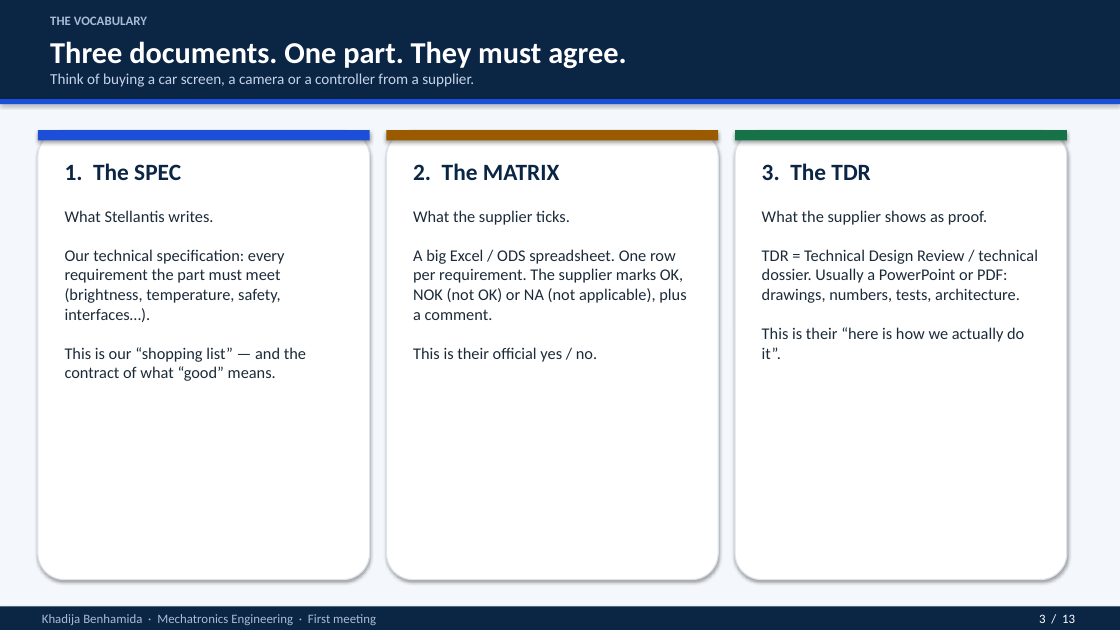
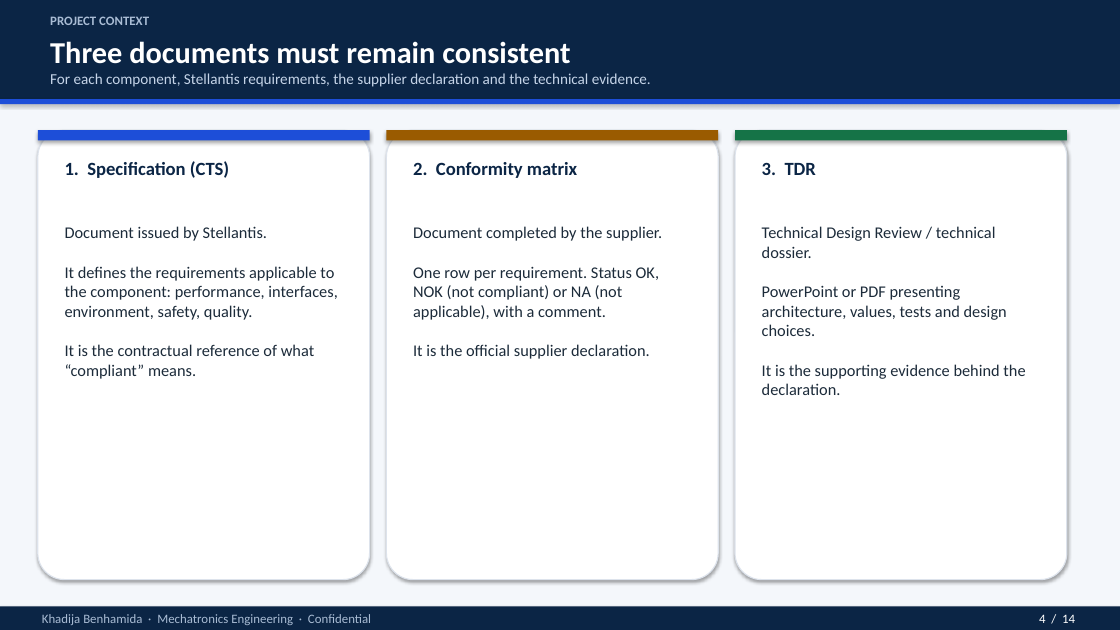
Before and after one commit to Rihabbbbbbbbb/leon_spec, a slide deck: slide 4 of docs/LEON_intro_for_non_specialists.pptx (slide 3 before the commit). Drawn at 1120x630 pixels with LibreOffice and Linux fonts; fonts in the diff are those of the drawing. Boxes give left, top, right and bottom in pixels: in the first picture for what was removed or moved away, otherwise in the second. Text is boxed around its words. In the diff, an @@ line names an element or a change of style, - is before the commit and + after.

```diff
--- a/docs/LEON_intro_for_non_specialists.pptx
+++ b/docs/LEON_intro_for_non_specialists.pptx
@@ text at [50, 16, 149, 25]: text changed @@
-THE VOCABULARY
+PROJECT CONTEXT
@@ text at [50, 41, 570, 64]: text changed @@
-Three documents. One part. They must agree.
+Three documents must remain consistent
@@ text at [50, 73, 651, 87]: text changed @@
-Think of buying a car screen, a camera or a controller from a supplier.
+For each component, Stellantis requirements, the supplier declaration and the technical evidence.
@@ text at [65, 161, 229, 178]: text changed; size 20 to 16 pt @@
-1. The SPEC
+1. Specification (CTS)
@@ text at [413, 162, 577, 178]: text changed; size 20 to 16 pt @@
-2. The MATRIX
+2. Conformity matrix
@@ text at [762, 162, 816, 175]: text changed; size 20 to 16 pt @@
-3. The TDR
+3. TDR
@@ text at [65, 226, 337, 379]: text changed @@
-What Stellantis writes.
-Our technical specification: every requirement the part must meet (brightness, temperature, safety, interfaces…).
-This is our “shopping list” — and the contract of what “good” means.
+Document issued by Stellantis.
+It defines the requirements applicable to the component: performance, interfaces, environment, safety, quality.
+It is the contractual reference of what “compliant” means.
@@ text at [413, 226, 662, 359]: text changed @@
-What the supplier ticks.
-A big Excel / ODS spreadsheet. One row per requirement. The supplier marks OK, NOK (not OK) or NA (not applicable), plus a comment.
-This is their official yes / no.
+Document completed by the supplier.
+One row per requirement. Status OK, NOK (not compliant) or NA (not applicable), with a comment.
+It is the official supplier declaration.
@@ text at [762, 226, 1025, 395]: text changed @@
-What the supplier shows as proof.
-TDR = Technical Design Review / technical dossier. Usually a PowerPoint or PDF: drawings, numbers, tests, architecture.
-This is their “here is how we actually do it”.
+Technical Design Review / technical dossier.
+PowerPoint or PDF presenting architecture, values, tests and design choices.
+It is the supporting evidence behind the declaration.
@@ text at [42, 614, 371, 625]: text changed @@
-Khadija Benhamida · Mechatronics Engineering · First meeting
+Khadija Benhamida · Mechatronics Engineering · Confidential
@@ text at [1039, 614, 1075, 623]: text changed @@
-3 / 13
+4 / 14
```
Also in this commit, not shown: 12 other slides changed, 1 slide added, 1 other file.
